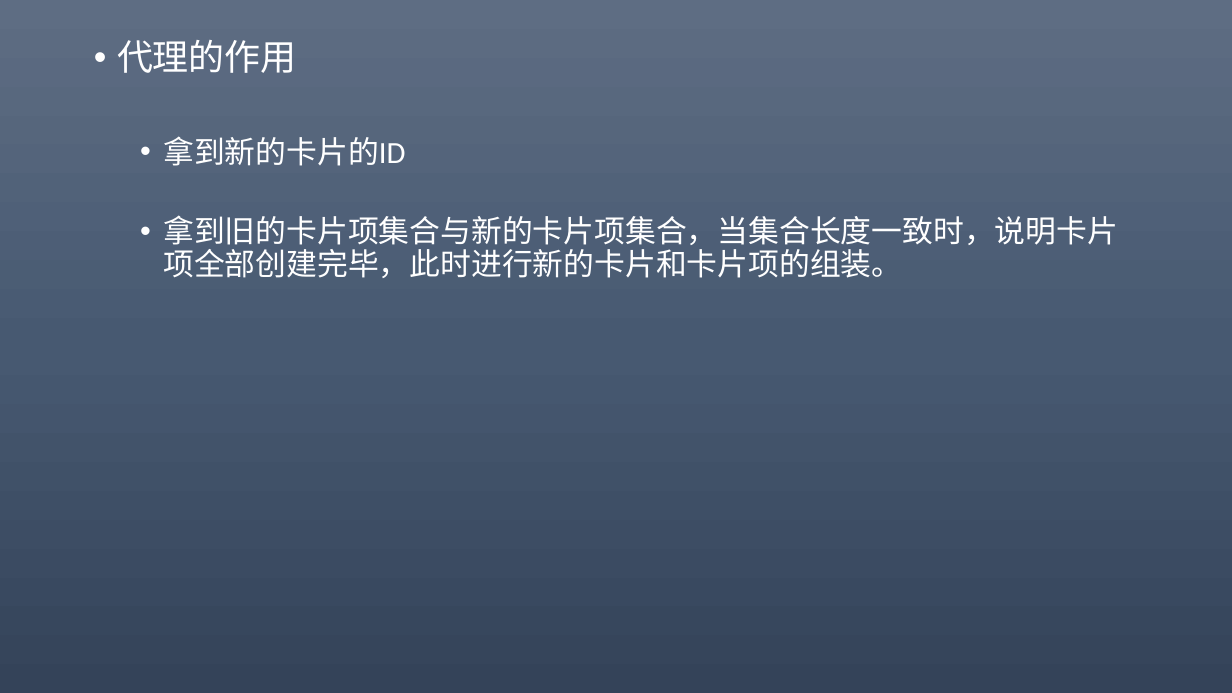
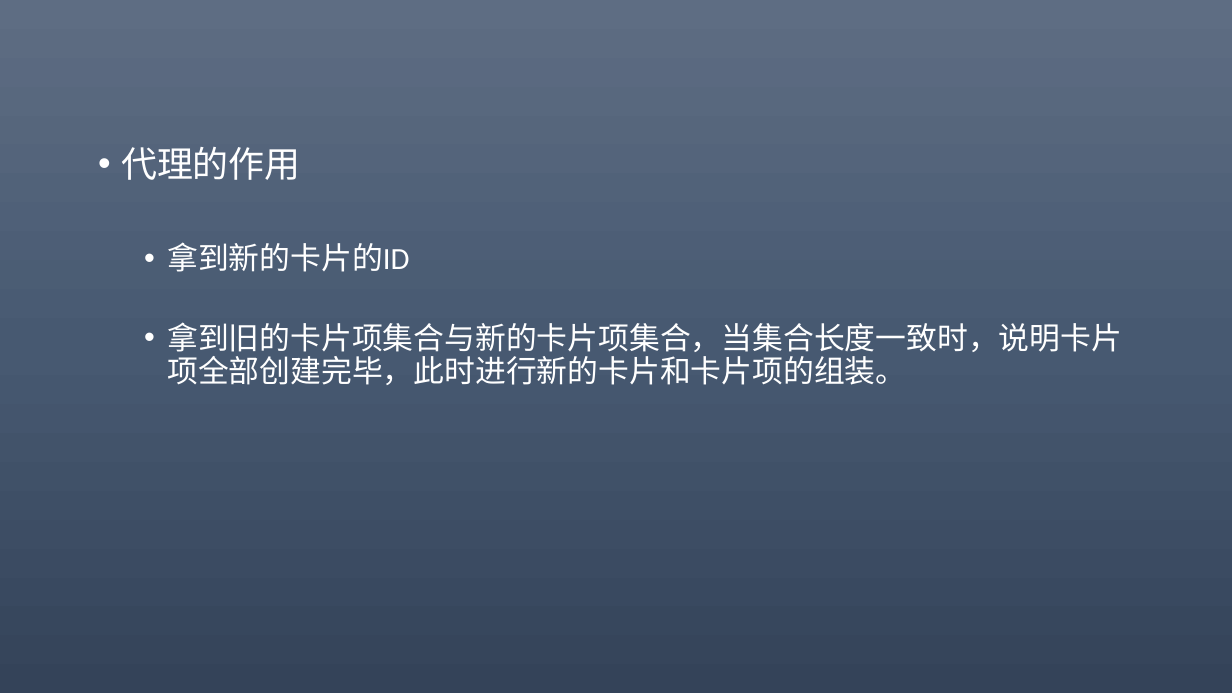
Before and after one commit to 369857519/AlgorithmPractise, a slide deck: slide 20 of eXT.pptx (slide 17 before the commit). Drawn at 1232x693 pixels with LibreOffice and Linux fonts; fonts in the diff are those of the drawing. Boxes give left, top, right and bottom in pixels: in the first picture for what was removed or moved away, otherwise in the second. Text is boxed around its words. In the diff, an @@ line names an element or a change of style, - is before the commit and + after.

```diff
--- a/eXT.pptx
+++ b/eXT.pptx
@@ text "代理的作用": place and size @@
-text "代理的作用" at bbox=[117, 40, 1118, 278]
+text "代理的作用" at bbox=[121, 147, 1122, 385]
```
Also in this commit, not shown: 6 other slides changed, 14 slides added, 11 slides removed, 10 other files.
